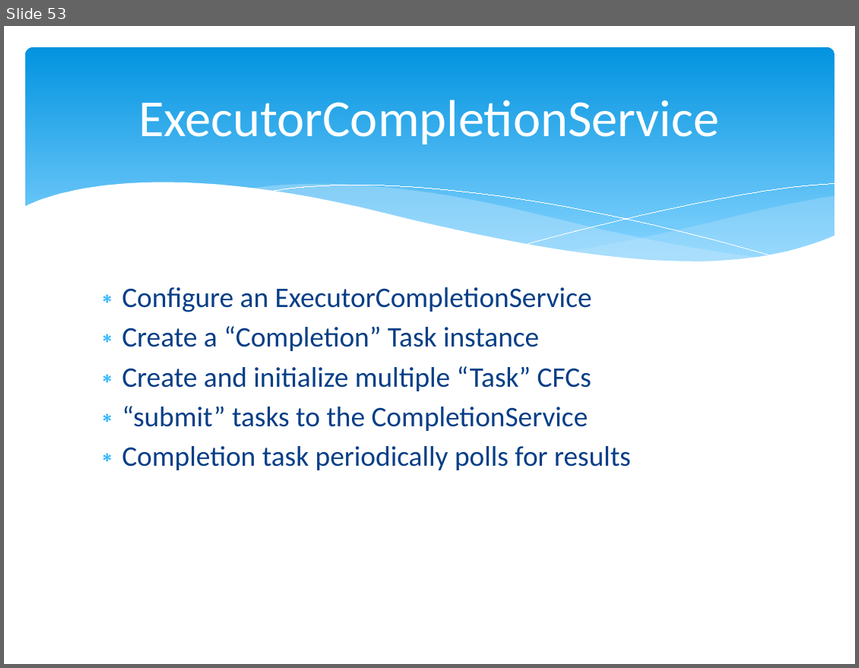
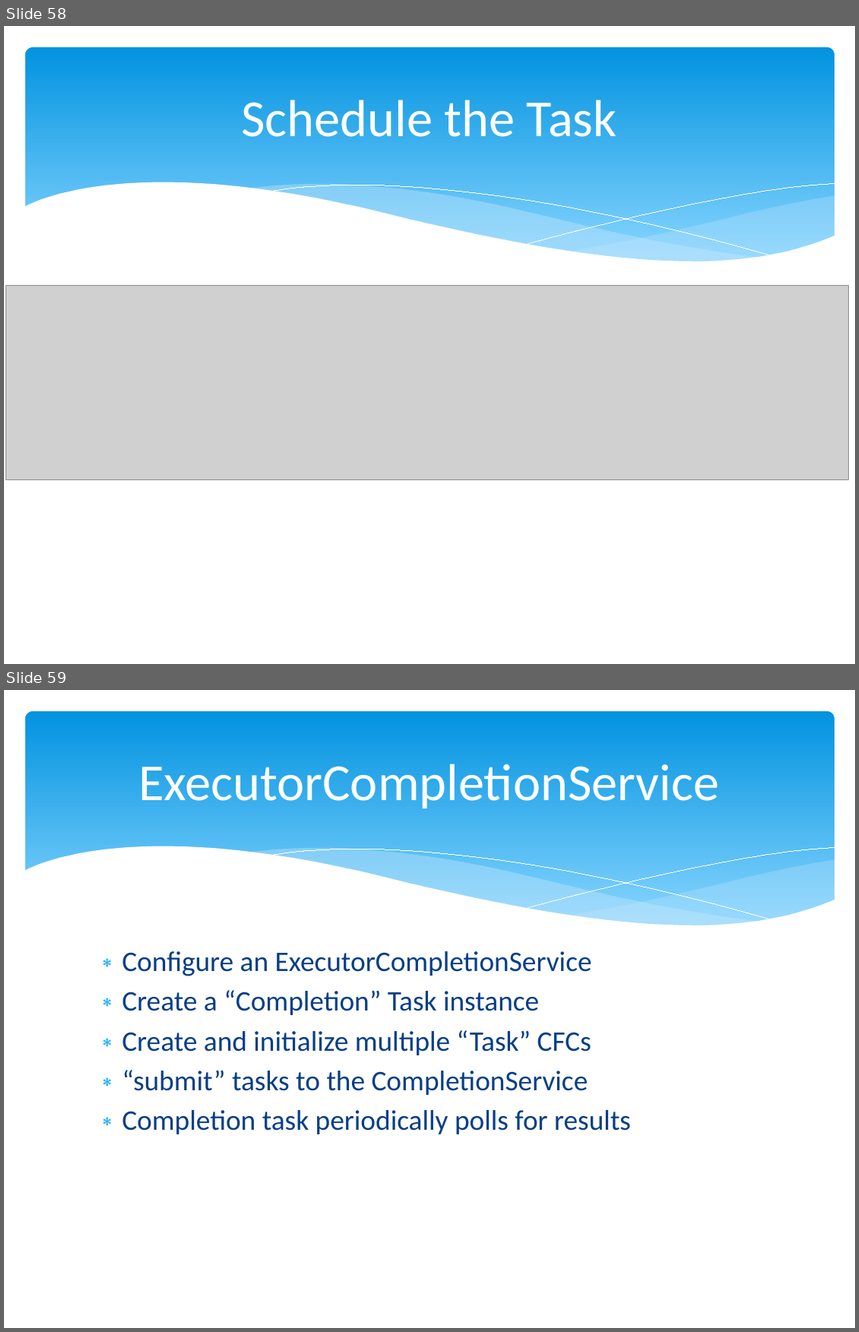
Before and after one commit to marcesher/mxunit-cfmeetups, a slide deck: CFObjective_2012_Concurrency/preso/concurrency_zen.pptx. Shown one above the other, each under a label of ours: slide 53 before the commit, slides 58 and 59 after it. The pictures are 859x668 and 859x1332 pixels, drawn with LibreOffice and Linux fonts; fonts in the diff are those of the drawing; grey boxes stand for pictures. Boxes give left, top, right and bottom in pixels: in the first picture for what was removed or moved away, otherwise in the second. Text is boxed around its words. In the diff, an @@ line names an element or a change of style, - is before the commit and + after.

```diff
--- a/CFObjective_2012_Concurrency/preso/concurrency_zen.pptx
+++ b/CFObjective_2012_Concurrency/preso/concurrency_zen.pptx
@@ slide 58 added at [4,26,855,664], background #FFFFFF; not listed: 6 template elements that a slide beside it also shows @@
@@ title added at [241,100,617,137], 44 pt, text #FFFFFF @@
+Schedule the Task
@@ picture added at [6,286,849,480] @@
@@ what was slide 53 is now slide 59 @@
```
Also in this commit, not shown: 1 slide changed, 5 other slides added.
